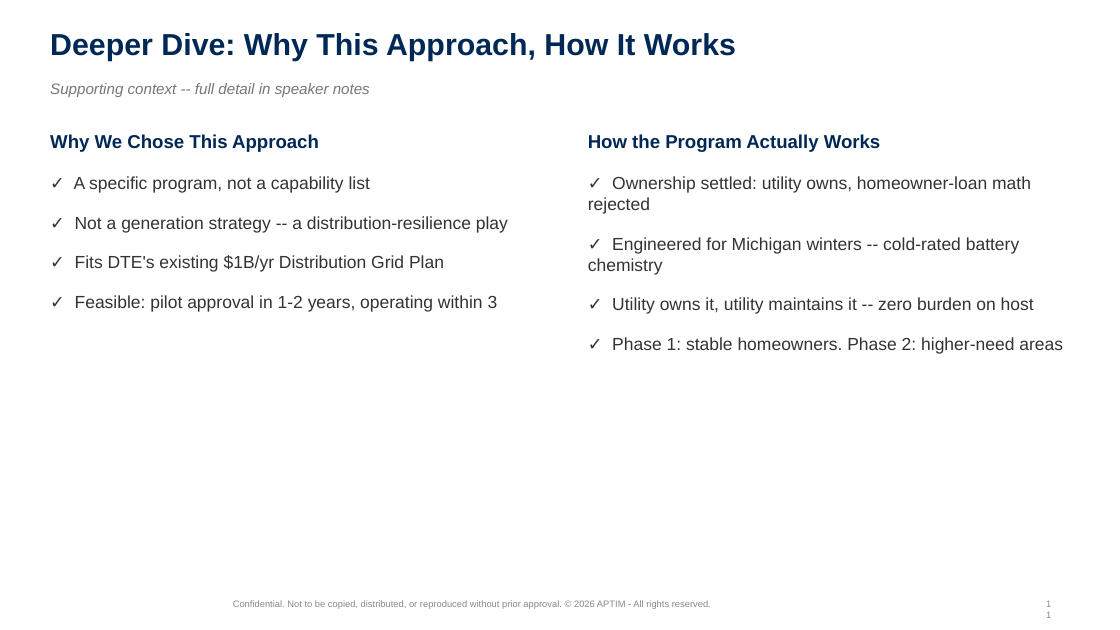
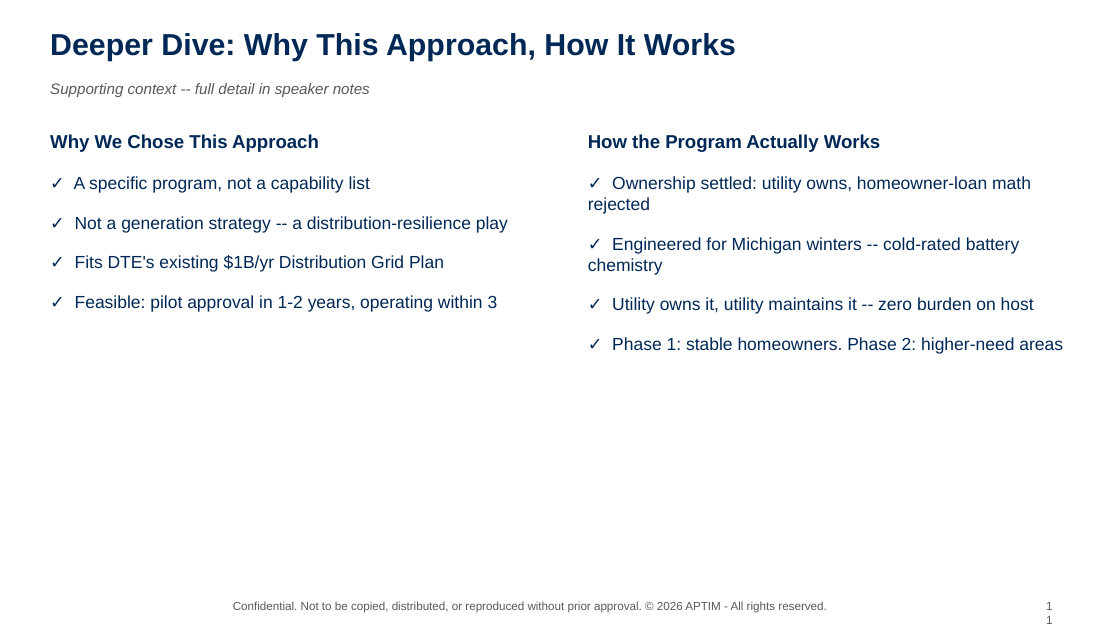
Before and after one commit to graseeuh/HERMES, a slide deck: slide 11 of Group_1_STRIVE_Presentation.pptx. Drawn at 1120x630 pixels with LibreOffice and Linux fonts; fonts in the diff are those of the drawing; background and template pictures are left out. Boxes give left, top, right and bottom in pixels: in the first picture for what was removed or moved away, otherwise in the second. Text is boxed around its words. In the diff, an @@ line names an element or a change of style, - is before the commit and + after.

```diff
--- a/Group_1_STRIVE_Presentation.pptx
+++ b/Group_1_STRIVE_Presentation.pptx
@@ text "Supporting context -- full detail ..." at [50,83,370,97]: text colour #777777 to #595959 @@
@@ text "✓ A specific program, not ..." at [74,176,508,312]: text colour #333333 to #002856 @@
@@ text "✓ Ownership settled: utility owns, ..." at [588,176,1063,354]: text colour #333333 to #002856 @@
@@ text "Confidential. Not to be copied, ..." at [233,601,826,613]: size 8 to 10 pt, text colour #888888 to #595959 @@
@@ text "11" at [1038,595,1065,618]: size 8 to 10 pt, text colour #888888 to #595959 @@
```
Also in this commit, not shown: 13 other slides changed.
